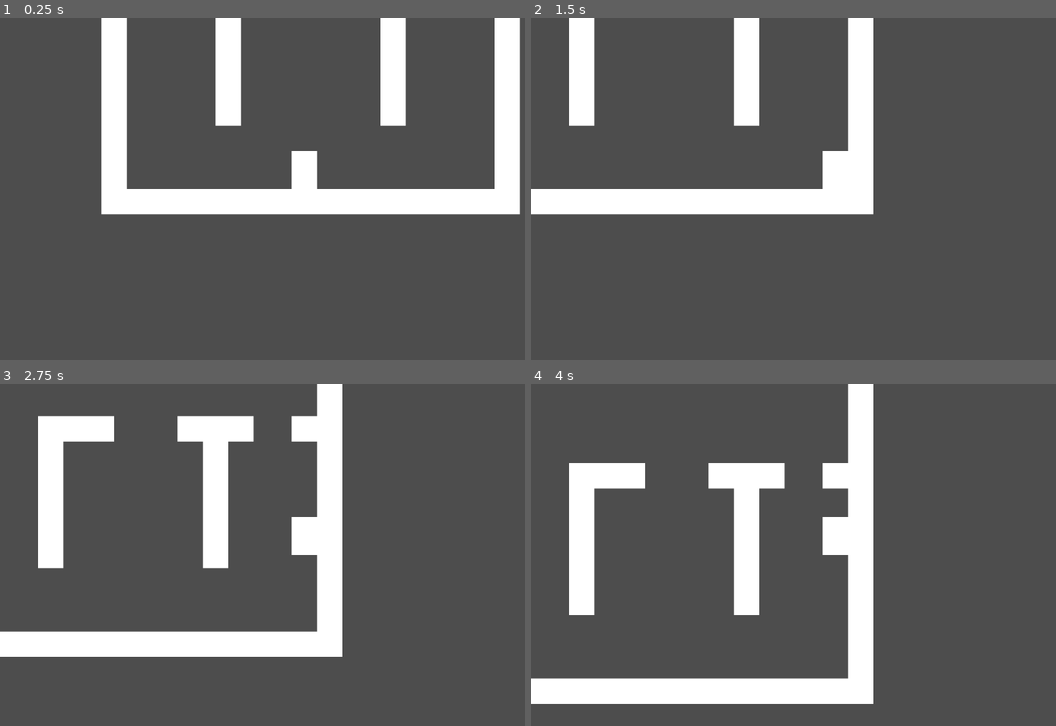
Above: before the commit, frames 1-4 (two rows, left to right).
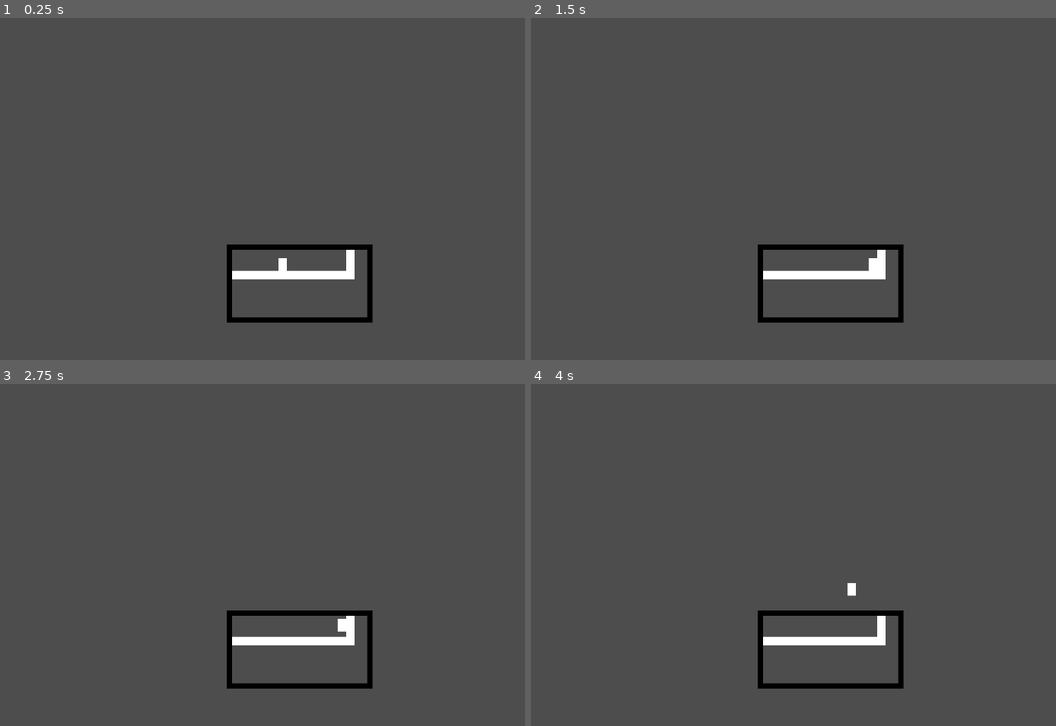
Above: after the commit, the same moments.

Repository: SnowingLizard56/12dt-actual-Game
Game: Godot game, scene res://Levels/TEST.tscn
Two runs of this game, one before a commit and one after it. Both use one fixed random seed, a clock stepped at 60 frames per second and the inputs below. The project has no main scene, so this scene is started directly.
Inputs (mouse positions are in pixels of both pictures, inside the frame that each line leads up to):
- Up to frame 1 (0.25 s): no input
- Up to frame 2 (1.5 s): tap Enter at 0.5 s; move the mouse to (966, 171) at 0.52 s; hold D (Right) from 0.53 s (still down); click (966, 171) at 0.6 s; tap Space (Jump) at 0.77 s; move the mouse to (714, 206) at 1.27 s; click (714, 206) at 1.35 s
- Up to frame 3 (2.75 s): tap Space (Jump) at 1.52 s; move the mouse to (367, 479) at 2.02 s; release D (Right) at 2.03 s; hold A (Left) from 2.03 s (still down); click (367, 479) at 2.1 s
- Up to frame 4 (4 s): tap Space (Jump) at 2.75, 3.02, 3.77 s; move the mouse to (804, 623) at 2.77 s; release A (Left) at 2.78 s; hold D (Right) from 2.78 s (still down); click (804, 623) at 2.85 s; tap Enter at 3.5 s; move the mouse to (1019, 606) at 3.52 s; click (1019, 606) at 3.6 s

The runs differ from the first frame. In frame 1, 17% of the frame differs, in the area x 19-100%, y 0-90%; in frame 2, 13%; in frame 3, 16%; in frame 4, 17%, in the area x 0-72%, y 0-94%.

Commit message:
Window Movement and Display
Allows dragging of dimensional windows. Moves camera with it in viewport world. Creates duplicate of a given node.

Diff:
--- a/Actors/Player.gd
+++ b/Actors/Player.gd
@@ -58,7 +58,7 @@
 	# Change states
 	if is_on_floor():
 		state = states.Grounded
-	elif ((velocity.y > 0 and velocity.x == 0) or velocity.x != 0) and is_on_wall_only():
+	elif is_on_wall_only():
 		state = states.Climb
 
 
--- /dev/null
+++ b/Actors/dimensional_window.gd
@@ -0,0 +1,39 @@
+# oohhhhh no.
+extends Control
+
+@export var duplicate_node:Node2D
+
+var hovered:bool = false
+var drag_offset:Vector2 = Vector2.ZERO
+var dragging:bool = false
+var mouse_position
+
+func _ready():
+	$WindowFrame/Viewport/SubCamera.position = $WindowFrame.global_position
+	load_branch(duplicate_node)
+
+func _process(delta):
+	# Maybe make this lock to grid?
+	if dragging or hovered:
+		mouse_position = get_viewport().get_mouse_position()
+	if Input.is_action_just_pressed("Click") and hovered:
+		drag_offset = position - mouse_position
+		dragging = true
+	elif Input.is_action_just_released("Click") and dragging:
+		position = mouse_position + drag_offset
+		$WindowFrame/Viewport/SubCamera.position = $WindowFrame.global_position
+		dragging = false
+	elif dragging:
+		position = mouse_position + drag_offset
+		$WindowFrame/Viewport/SubCamera.position = $WindowFrame.global_position
+
+func _on_mouse_entered():
+	hovered = true
+
+func _on_mouse_exited():
+	hovered = false
+
+func load_branch(parent:Node2D):
+	var k = parent.duplicate(8)
+	$WindowFrame/Viewport.add_child(k)
+	parent.hide()
--- a/Actors/dimensional_window.tscn
+++ b/Actors/dimensional_window.tscn
@@ -1,3 +1,47 @@
-[gd_scene format=3 uid="uid://dyyclqnanqmah"]
+[gd_scene load_steps=2 format=3 uid="uid://dyyclqnanqmah"]
 
-[node name="Dimensional_Window" type="Node2D"]
+[ext_resource type="Script" path="res://Actors/dimensional_window.gd" id="1_8a3aw"]
+
+[node name="Dimensional_Window" type="Control"]
+custom_minimum_size = Vector2(276, 148)
+layout_direction = 1
+layout_mode = 3
+anchor_right = 0.24
+anchor_bottom = 0.228
+offset_right = -276.48
+offset_bottom = -147.488
+script = ExtResource("1_8a3aw")
+
+[node name="Border" type="ColorRect" parent="."]
+layout_mode = 1
+anchors_preset = 15
+anchor_right = 1.0
+anchor_bottom = 1.0
+grow_horizontal = 2
+grow_vertical = 2
+color = Color(0, 0, 0, 1)
+
+[node name="WindowFrame" type="SubViewportContainer" parent="."]
+layout_mode = 1
+anchors_preset = -1
+anchor_left = 0.0362319
+anchor_top = 0.0675676
+anchor_right = 0.963768
+anchor_bottom = 0.932432
+grow_horizontal = 2
+grow_vertical = 2
+metadata/_edit_use_anchors_ = true
+
+[node name="Viewport" type="SubViewport" parent="WindowFrame"]
+disable_3d = true
+handle_input_locally = false
+gui_disable_input = true
+gui_embed_subwindows = true
+size = Vector2i(256, 128)
+render_target_update_mode = 4
+
+[node name="SubCamera" type="Camera2D" parent="WindowFrame/Viewport"]
+anchor_mode = 0
+
+[connection signal="mouse_entered" from="." to="." method="_on_mouse_entered"]
+[connection signal="mouse_exited" from="." to="." method="_on_mouse_exited"]
--- a/Levels/TEST.tscn
+++ b/Levels/TEST.tscn
@@ -1,7 +1,8 @@
-[gd_scene load_steps=5 format=3 uid="uid://c41lerf86ba75"]
+[gd_scene load_steps=6 format=3 uid="uid://c41lerf86ba75"]
 
 [ext_resource type="PackedScene" uid="uid://raujhngxvpl1" path="res://Actors/player.tscn" id="1_2p50b"]
 [ext_resource type="Texture2D" uid="uid://bvted2qxm5cka" path="res://Graphics/Untitled.png" id="2_s5mmw"]
+[ext_resource type="PackedScene" uid="uid://dyyclqnanqmah" path="res://Actors/dimensional_window.tscn" id="3_755mw"]
 
 [sub_resource type="TileSetAtlasSource" id="TileSetAtlasSource_a36j7"]
 texture = ExtResource("2_s5mmw")
@@ -18,13 +19,22 @@
 
 [node name="Node2D" type="Node2D"]
 
+[node name="Camera2D" type="Camera2D" parent="."]
+position = Vector2(-535, -471)
+anchor_mode = 0
+
 [node name="Player" parent="." instance=ExtResource("1_2p50b")]
+z_index = 10
 position = Vector2(0, -20)
-
-[node name="Camera2D" type="Camera2D" parent="Player"]
-zoom = Vector2(3, 3)
 
 [node name="TileMap" type="TileMap" parent="."]
 tile_set = SubResource("TileSet_37ptt")
 format = 2
 layer_0/tile_data = PackedInt32Array(-1376272, 0, 0, -1310736, 0, 0, -1245200, 0, 0, -1179664, 0, 0, -1114128, 0, 0, -1 …(4976 unchanged characters)…
+
+[node name="Dimensional_Window" parent="." node_paths=PackedStringArray("duplicate_node") instance=ExtResource("3_755mw")]
+offset_left = -106.0
+offset_top = -42.0
+offset_right = 170.0
+offset_bottom = 106.0
+duplicate_node = NodePath("../TileMap")
--- a/project.godot
+++ b/project.godot
@@ -50,3 +50,10 @@
 , Object(InputEventKey,"resource_local_to_scene":false,"resource_name":"","device":-1,"window_id":0,"alt_pressed":false,"shift_pressed":false,"ctrl_pressed":false,"meta_pressed":false,"pressed":false,"keycode":0,"physical_keycode":83,"key_label":0,"unicode":115,"echo":false,"script":null)
 ]
 }
+Click={
+"deadzone": 0.5,
+"events": [Object(InputEventMouseButton,"resource_local_to_scene":false,"resource_name":"","device":-1,"window_id":0,"alt_pressed":false,"shift_pressed":false,"ctrl_pressed":false,"meta_pressed":false,"button_mask":0,"position":Vector2(0, 0),"global_position":Vector2(0, 0),"factor":1.0,"button_index":1,"canceled":false,"pressed":false,"double_click":false,"script":null)
+, Object(InputEventMouseButton,"resource_local_to_scene":false,"resource_name":"","device":-1,"window_id":0,"alt_pressed":false,"shift_pressed":false,"ctrl_pressed":false,"meta_pressed":false,"button_mask":0,"position":Vector2(0, 0),"global_position":Vector2(0, 0),"factor":1.0,"button_index":2,"canceled":false,"pressed":false,"double_click":false,"script":null)
+, Object(InputEventMouseButton,"resource_local_to_scene":false,"resource_name":"","device":-1,"window_id":0,"alt_pressed":false,"shift_pressed":false,"ctrl_pressed":false,"meta_pressed":false,"button_mask":0,"position":Vector2(0, 0),"global_position":Vector2(0, 0),"factor":1.0,"button_index":3,"canceled":false,"pressed":false,"double_click":false,"script":null)
+]
+}
Not shown, added: SFX/Door_Open.wav.import
Not shown, added: SFX/Window_Position_Changed.wav.import
Not shown, added: SFX/Door_Open.wav
Not shown, added: SFX/Window_Position_Changed.wav
